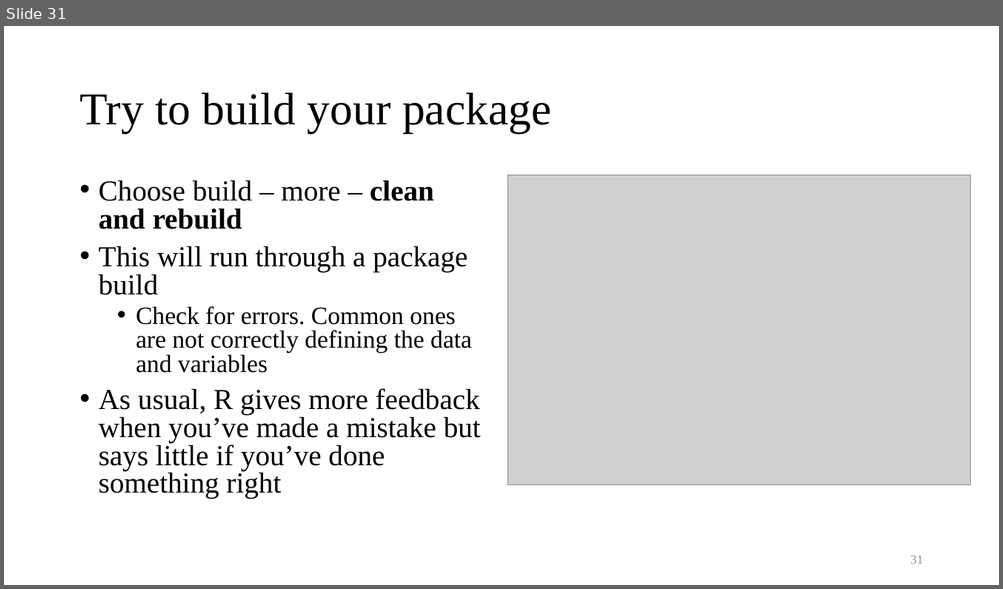
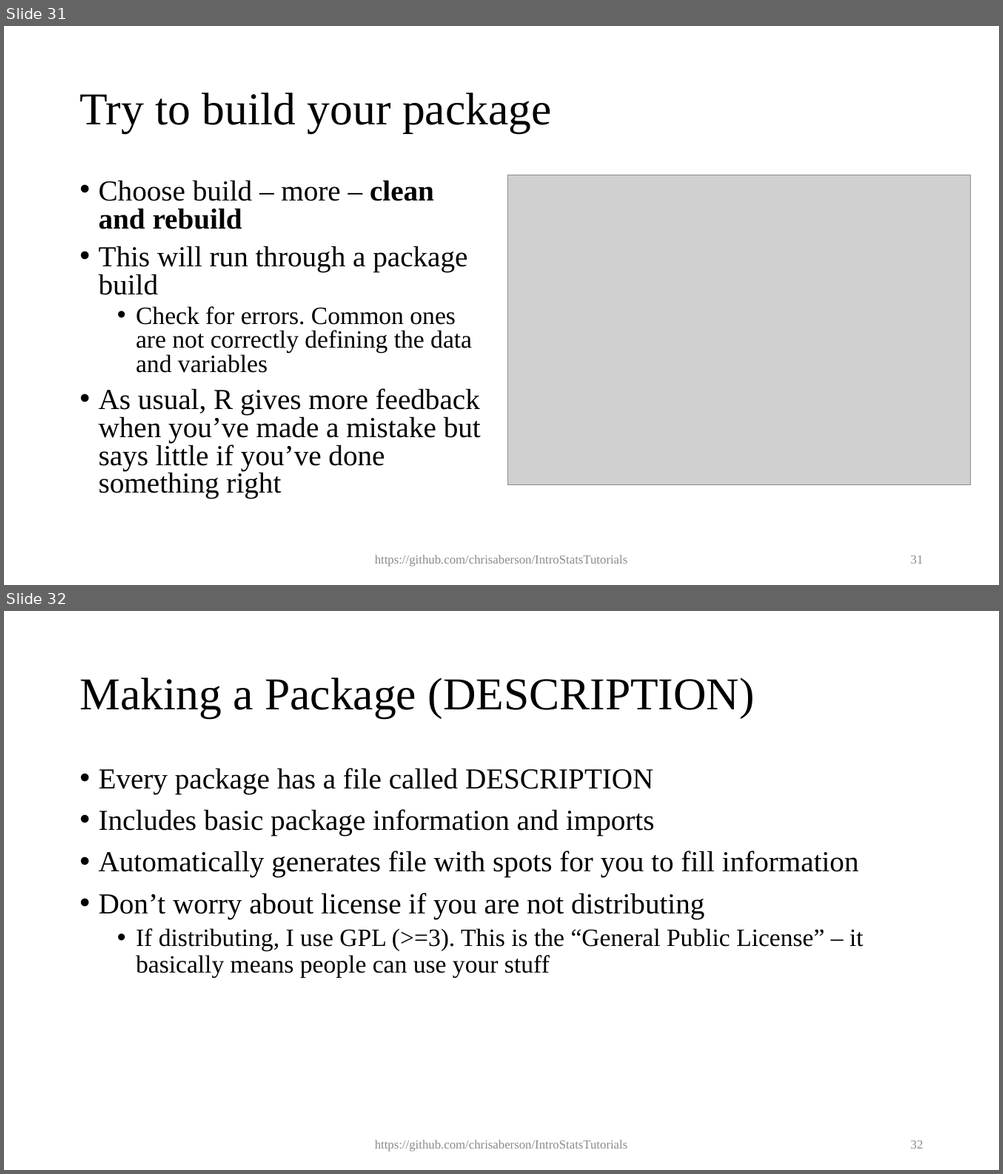
Before and after one commit to chrisaberson/IntroStatsTutorials, a slide deck: ppt/learnr.pptx. Shown one above the other, each under a label of ours: slide 31 before the commit, slides 31 and 32 after it. The pictures are 1003x589 and 1003x1174 pixels, drawn with LibreOffice and Linux fonts; fonts in the diff are those of the drawing; grey boxes stand for pictures. Boxes give left, top, right and bottom in pixels: in the first picture for what was removed or moved away, otherwise in the second. Text is boxed around its words. In the diff, an @@ line names an element or a change of style, - is before the commit and + after.

```diff
--- a/ppt/learnr.pptx
+++ b/ppt/learnr.pptx
@@ slide 32 added at <box>4,611,999,1170</box>, background #FFFFFF @@
@@ title added at <box>79,678,754,718</box>, 44 pt, text #000000 @@
+Making a Package (DESCRIPTION)
@@ text added at <box>99,768,863,978</box>, 28 pt, text #000000 @@
+• Every package has a file called DESCRIPTION
+• Includes basic package information and imports
+• Automatically generates file with spots for you to fill information
+• Don’t worry about license if you are not distributing
+  • If distributing, I use GPL (>=3). This is the “General Public License” – it basically means people can use your stuff
@@ text added at <box>375,1140,628,1152</box>, 12 pt, text #8C8C8C @@
+https://github.com/chrisaberson/IntroStatsTutorials
@@ page number added at <box>910,1141,923,1149</box>, 12 pt, text #8C8C8C @@
+32
@@ slide 31 changed as well @@
@@ text added at <box>375,555,628,567</box>, 12 pt, text #8C8C8C @@
+https://github.com/chrisaberson/IntroStatsTutorials
```
Also in this commit, not shown: 41 other slides changed, 3 other slides added.
